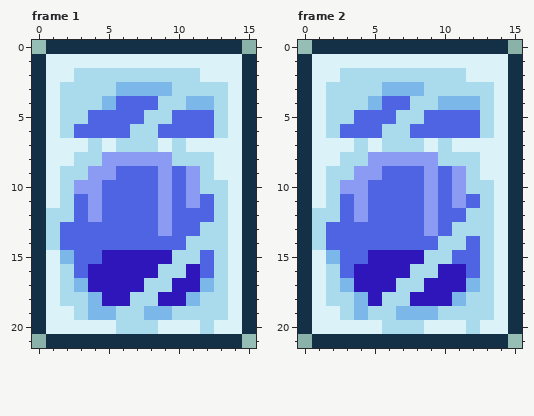
Two versions of one pixel-art file, block_man/data/ice_block.aseprite. That is the earlier state.
16x22 pixels, 2 frames. Shown: frame 1, frame 2.
After the commit:
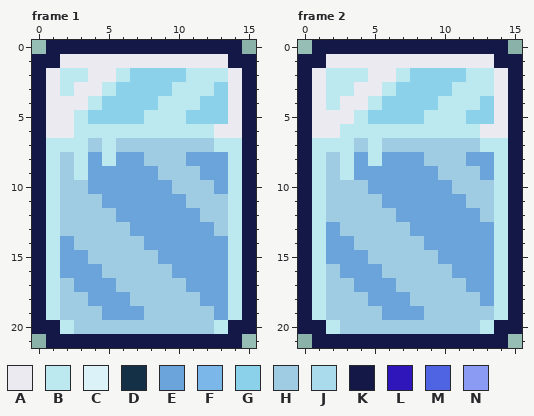
Palette (. is transparent): A #eaeaf0  B #bce9ef  C #dbf2f8  D #133047  E #6ba4db  F #7cb7e9  G #8bd1e9  H #9fcbe3  J #aadbec  K #131847  L #2f16ba  M #4f64e3  N #8b9af3
Change:
layer "Layer 3" added
Changed rows in their new state; - is an unchanged pixel.
Frame 1, layers "Layer 3", "Layer 2":
first column x 0:
 0 -KKKKKKKKKKKKKK-
 1 KKAAAAAAAAAAAAKK
 2 KABBAABGGGGBBBAK
 3 KABAABGGGGBBBGAK
 4 KAAABGGGGBBBGGAK
 5 KAABGGGGBBBGGGAK
 6 KAABBBBBBBBBBAAK
 7 KBBBHBHHHHHHHBBK
 8 KBHBEBEEHHHEEEBK
 9 KBHBEEEEEHHHEEBK
10 KBHHEEEEEEHHHEBK
11 KBHHHEEEEEEHHHBK
12 KBHHHHEEEEEEHHBK
13 KBHHHHHEEEEEEHBK
14 KBEHHHHHEEEEEEBK
15 KBEEHHHHHEEEEEBK
16 KBEEEHHHHHEEEEBK
17 KBHEEEHHHHHEEEBK
18 KBHHEEEHHHHHEEBK
19 KBHHHEEEHHHHHEBK
20 KKBHHHHHHHHHHBKK
21 -KKKKKKKKKKKKKK-
Frame 2, layers "Layer 3", "Layer 2":
first column x 0:
 0 -KKKKKKKKKKKKKK-
 1 KKAAAAAAAAAAAAKK
 2 KABBBAABGGGGBBAK
 3 KABBAABGGGGBBBAK
 4 KABAABGGGGBBBGAK
 5 KAAABGGGGBBBGGAK
 6 KAABBBBBBBBBBAAK
 7 KBBBHBHHHHHHHBBK
 8 KBHBEBEEEHHHEEBK
 9 KBHBEEEEEEHHHEBK
10 KBHHHEEEEEEHHHBK
11 KBHHHHEEEEEEHHBK
12 KBHHHHHEEEEEEHBK
13 KBEHHHHHEEEEEEBK
14 KBEEHHHHHEEEEEBK
15 KBEEEHHHHHEEEEBK
16 KBHEEEHHHHHEEEBK
17 KBHHEEEHHHHHEEBK
18 KBHHHEEEHHHHHEBK
19 KBHHHHEEEHHHHHBK
20 KKBHHHHHHHHHHBKK
21 -KKKKKKKKKKKKKK-
Pixel boxes of the changes (left, top, right, bottom) in both pictures:
changed: (32, 40, 256, 348)
changed: (298, 40, 522, 348)
